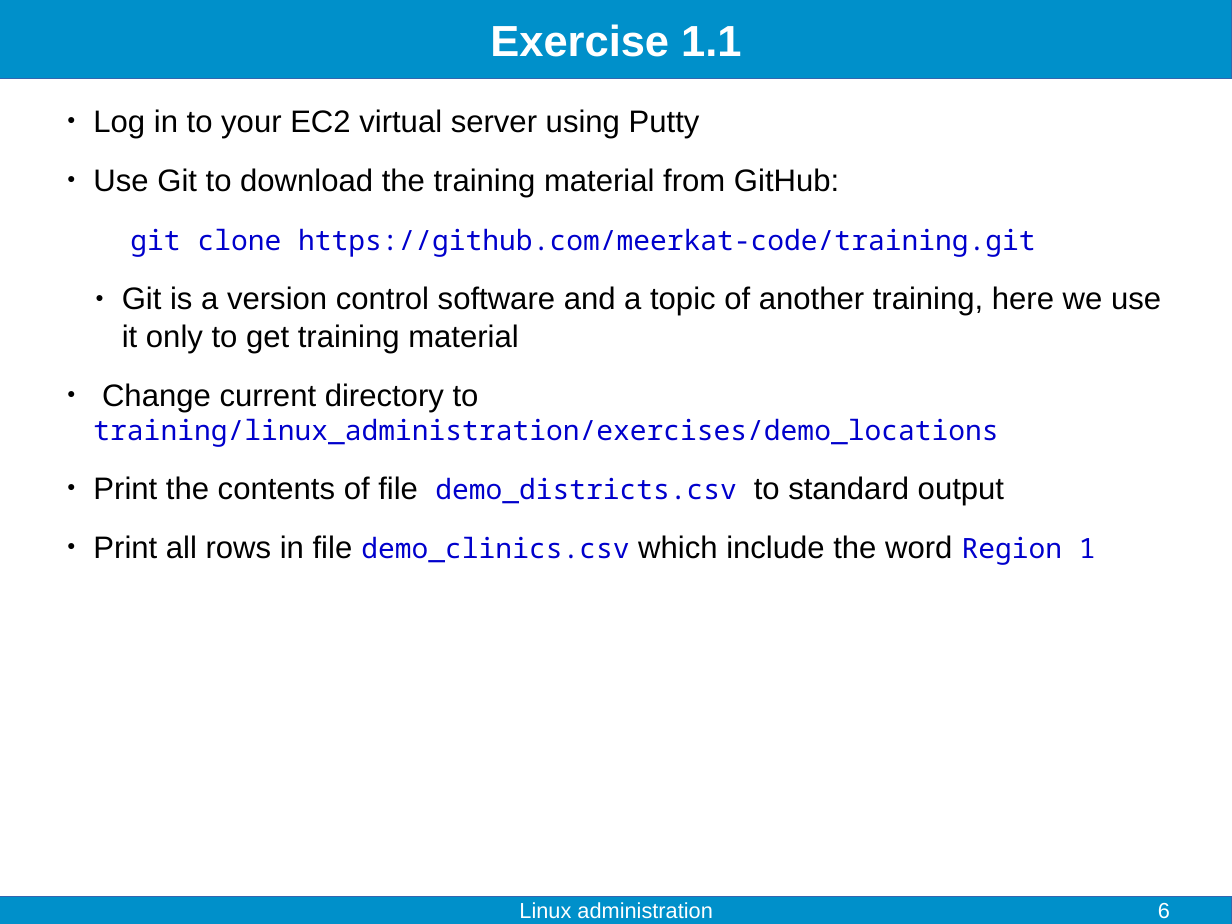
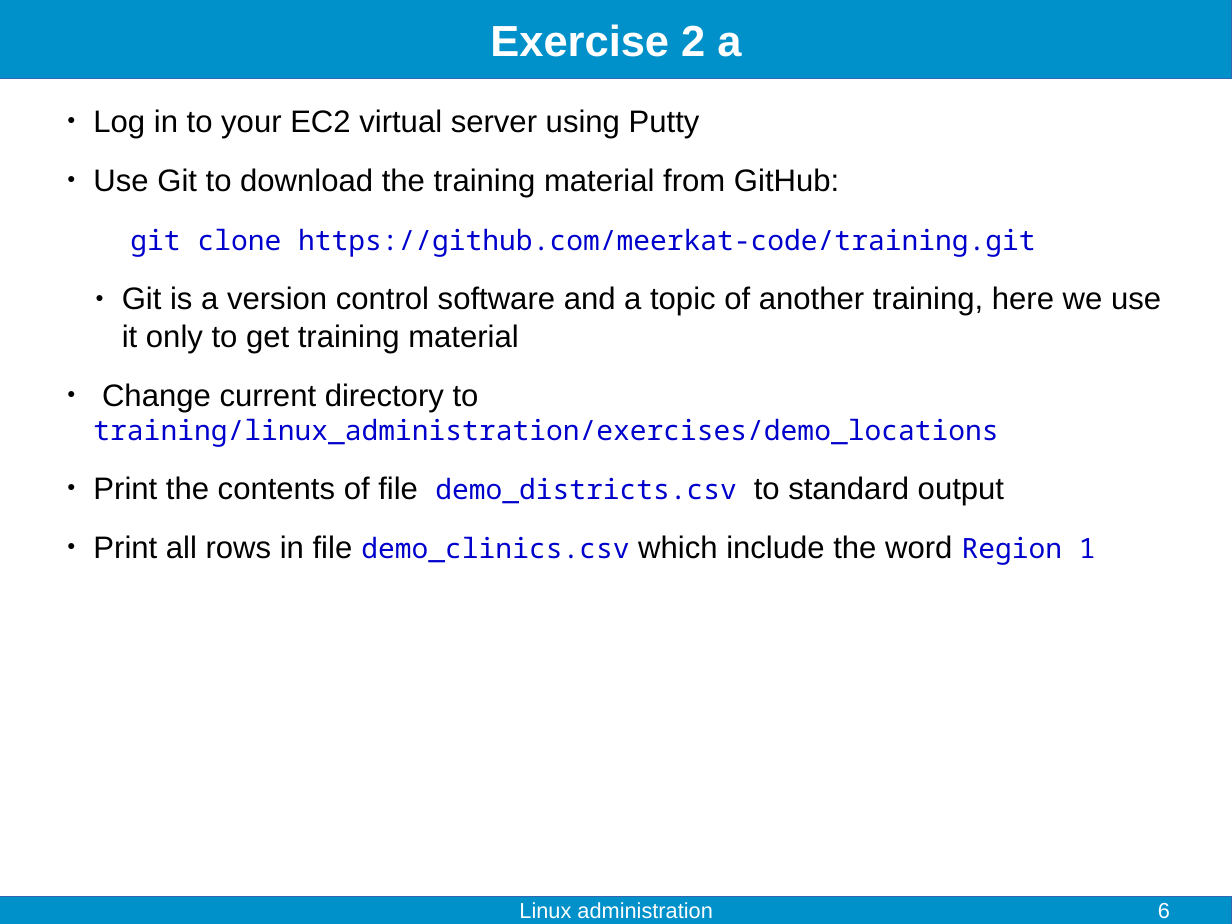
Before and after one commit to fjelltopp/training, a slide deck: slide 6 of linux_administration/linux_administration.odp. Drawn at 1232x924 pixels with LibreOffice and Linux fonts; fonts in the diff are those of the drawing. Boxes give left, top, right and bottom in pixels: in the first picture for what was removed or moved away, otherwise in the second. Text is boxed around its words. In the diff, an @@ line names an element or a change of style, - is before the commit and + after.

```diff
--- a/linux_administration/linux_administration.odp
+++ b/linux_administration/linux_administration.odp
@@ title at [490,24,741,57]: text changed @@
-Exercise 1.1
+Exercise 2 a
```
Also in this commit, not shown: 2 other slides changed, 2 slides added, 2 slides removed, 5 other files.
